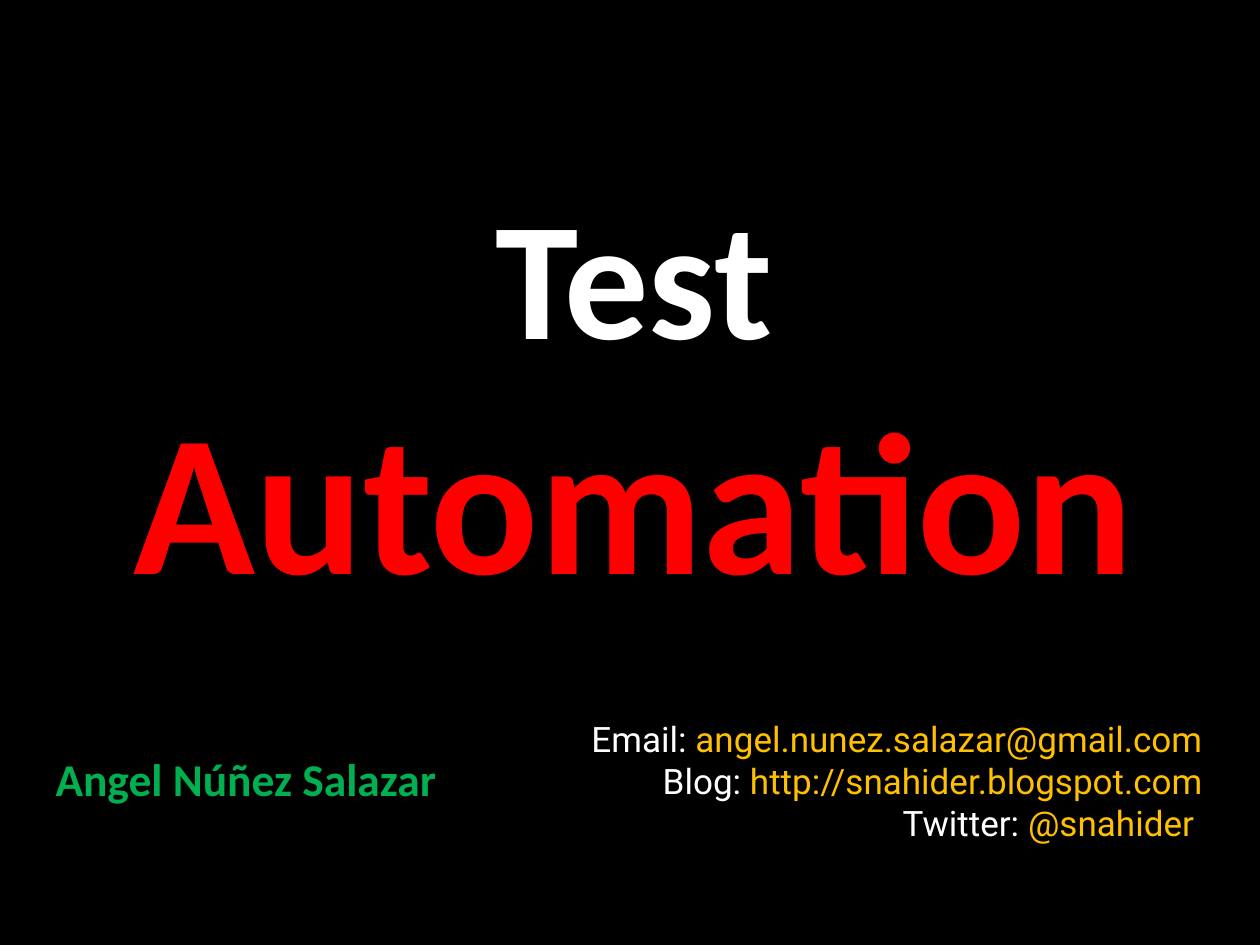
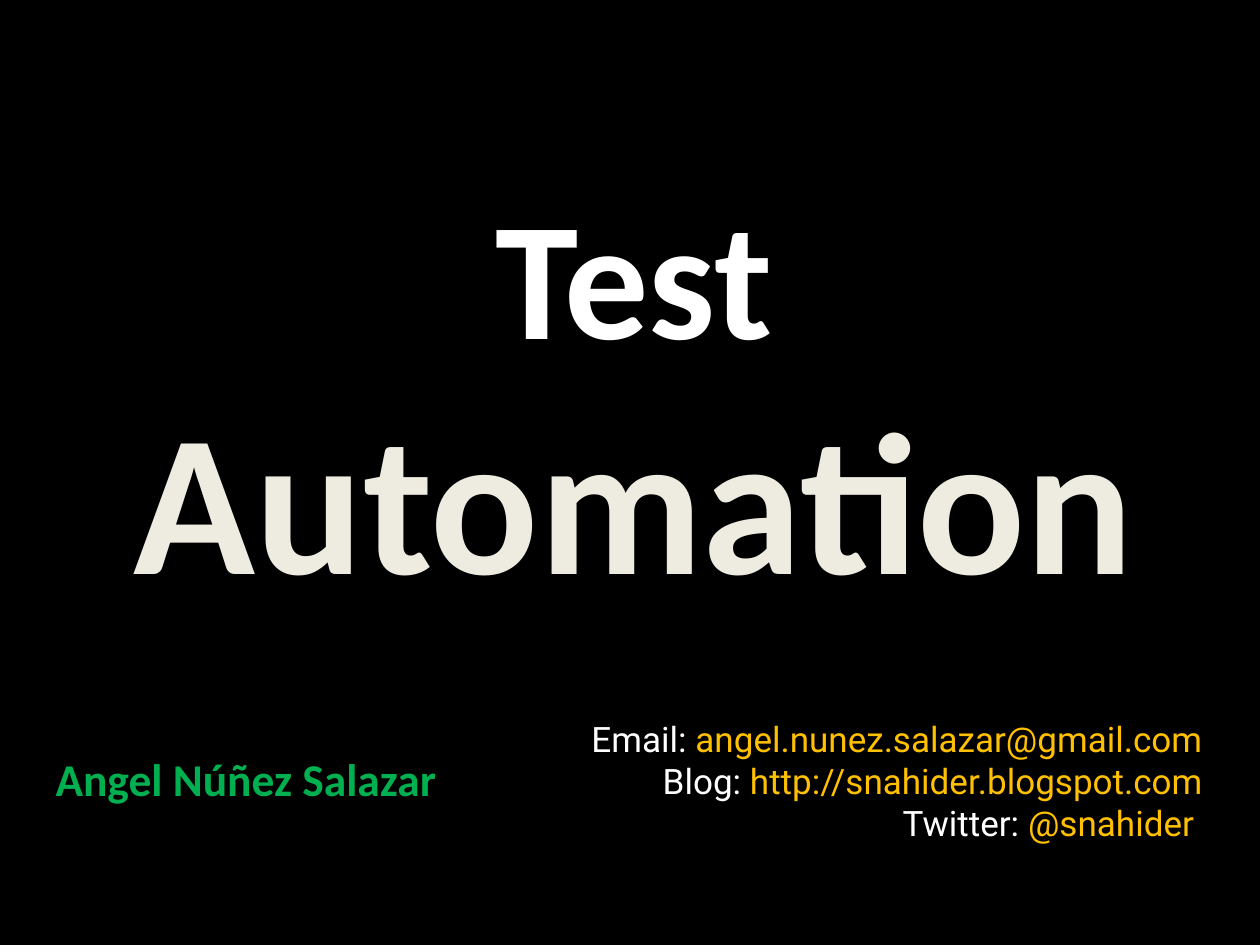
Before and after one commit to angelnunezsalazar/Test-Automation-Java, a slide deck: slide 2 of Diapositivas/0. Test Automation.pptx. Drawn at 1260x945 pixels with LibreOffice and Linux fonts; fonts in the diff are those of the drawing; background and template pictures are left out. Boxes give left, top, right and bottom in pixels: in the first picture for what was removed or moved away, otherwise in the second. Text is boxed around its words. In the diff, an @@ line names an element or a change of style, - is before the commit and + after.

```diff
--- a/Diapositivas/0. Test Automation.pptx
+++ b/Diapositivas/0. Test Automation.pptx
@@ title "Test Automation" at box(133, 230, 1133, 576): text colour #FF0000 to #EEECE1 in "Automation" @@
```
Also in this commit, not shown: 1 other slide changed, 1 slide added, 13 other files.
